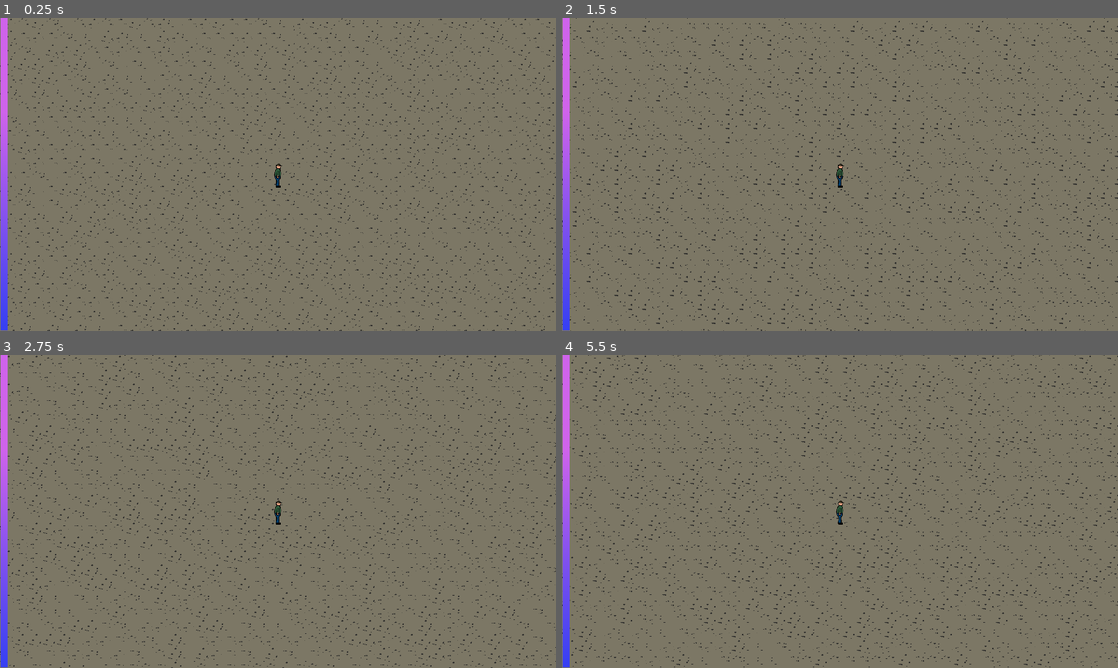
Above: before the commit, frames 1-4 (two rows, left to right).
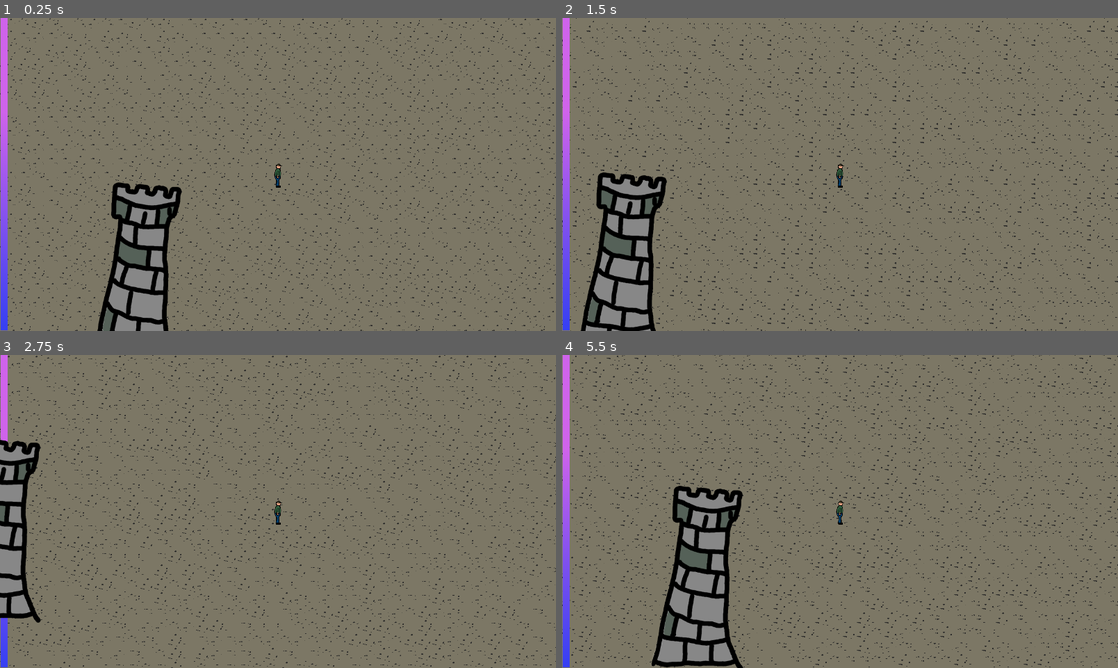
Above: after the commit, the same moments.

Repository: DrOtter3000/Janitor2
Game: Godot game, scene res://Level.tscn
Two runs of this game, one before a commit and one after it. Both use one fixed random seed, a clock stepped at 60 frames per second and the inputs below.
Inputs:
- Up to frame 1 (0.25 s): no input
- Up to frame 2 (1.5 s): tap Enter at 0.5 s; hold D (right) 0.53-1.28 s; hold S (down) from 1.28 s (still down)
- Up to frame 3 (2.75 s): release S (down) at 2.03 s; hold D (right) from 2.03 s (still down)
- Up to frame 4 (5.5 s): release D (right) at 2.78 s; hold Up (up) 2.78-3.53 s; hold A (left) 3.53-5.03 s; hold S (down) from 5.03 s (still down)

The runs differ from the first frame. In frame 1, 5.0% of the frame differs, in the area x 17-33%, y 52-100%; in frame 2, 5.4%; in frame 3, 3.0%; in frame 4, 6.4%, in the area x 16-33%, y 41-100%.

Commit message:
add Tower

Diff:
--- a/Attack/Stomp.tscn
+++ b/Attack/Stomp.tscn
@@ -10,7 +10,7 @@
 "frames": [ ExtResource( 2 ), ExtResource( 3 ), ExtResource( 1 ) ],
 "loop": true,
 "name": "default",
-"speed": 6.0
+"speed": 5.9
 } ]
 
 [sub_resource type="CircleShape2D" id=2]
@@ -18,7 +18,6 @@
 
 [node name="Stomp" type="AnimatedSprite"]
 frames = SubResource( 1 )
-frame = 1
 playing = true
 offset = Vector2( -5, -5 )
 script = ExtResource( 4 )
--- a/Level.tscn
+++ b/Level.tscn
@@ -1,9 +1,10 @@
-[gd_scene load_steps=7 format=2]
+[gd_scene load_steps=8 format=2]
 
 [ext_resource path="res://GFX/ground.png" type="Texture" id=1]
 [ext_resource path="res://Player.tscn" type="PackedScene" id=2]
 [ext_resource path="res://Level.gd" type="Script" id=3]
 [ext_resource path="res://Enemies/Sheep.tscn" type="PackedScene" id=4]
+[ext_resource path="res://Tower.tscn" type="PackedScene" id=5]
 
 [sub_resource type="TileSet" id=1]
 0/name = "ground.png 0"
@@ -45,6 +46,9 @@
 format = 1
 tile_data = PoolIntArray( -1, 0, 0, -65536, 0, 0, -65535, 0, 0, -65534, 0, 0, -65533, 0, 0, -65532, 0, 0, -65531, 0, 0, …(185605 unchanged characters)…
 
+[node name="Tower" parent="." instance=ExtResource( 5 )]
+position = Vector2( 1544, 2088 )
+
 [node name="Player" parent="." instance=ExtResource( 2 )]
 position = Vector2( 1852.7, 1870.66 )
 z_index = 2
--- a/Player.tscn
+++ b/Player.tscn
@@ -22,6 +22,7 @@
 [node name="Player" type="KinematicBody2D" groups=[
 "Player",
 ]]
+z_index = 5
 collision_mask = 6
 script = ExtResource( 1 )
 stomp_scene = ExtResource( 4 )
--- /dev/null
+++ b/Tower.tscn
@@ -0,0 +1,13 @@
+[gd_scene load_steps=2 format=2]
+
+[ext_resource path="res://GFX/Tower.png" type="Texture" id=1]
+
+[node name="Tower" type="StaticBody2D"]
+collision_layer = 4
+
+[node name="CollisionPolygon2D" type="CollisionPolygon2D" parent="."]
+polygon = PoolVector2Array( -128, 208, -56, -112, -80, -128, -72, -192, 88, -192, 80, -136, 64, -104, 56, 120, 80, 208 )
+
+[node name="Sprite" type="Sprite" parent="."]
+z_index = 3
+texture = ExtResource( 1 )
Binary file added: GFX/Tower.png
Not shown, added: GFX/Tower.png.import
